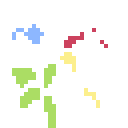
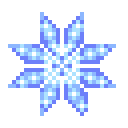
Revision of a layered (128, 128) image; what changed, layer by layer:
added layer "snowFlake_texture" above "dead flower" over [8, 12, 116, 116]
hid "dead flower" over [12, 24, 108, 128]
